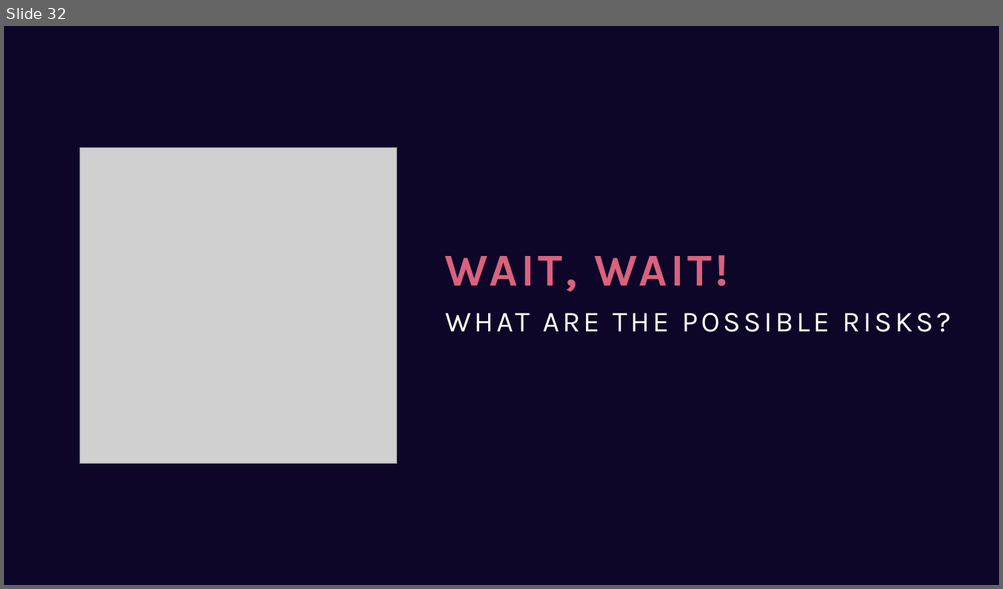
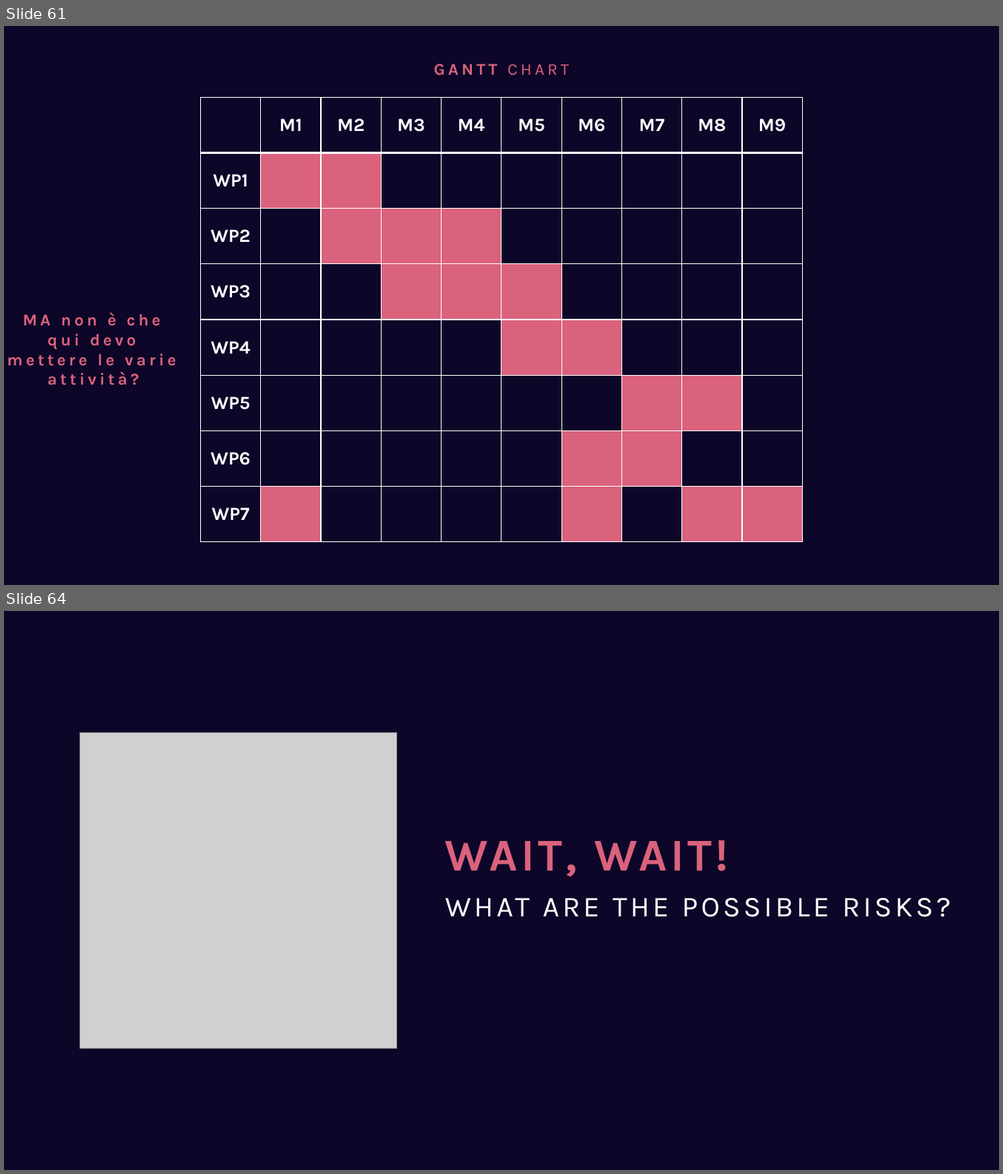
Before and after one commit to GiuseppeSoriano/MoodPilot, a slide deck: Idea/Idea_Presentation.pptx. Shown one above the other, each under a label of ours: slide 32 before the commit, slides 61 and 64 after it; the slides between them are not shown. The pictures are 1003x589 and 1003x1174 pixels, drawn with LibreOffice and Linux fonts; fonts in the diff are those of the drawing; grey boxes stand for pictures. Boxes give left, top, right and bottom in pixels: in the first picture for what was removed or moved away, otherwise in the second. Text is boxed around its words. In the diff, an @@ line names an element or a change of style, - is before the commit and + after.

```diff
--- a/Idea/Idea_Presentation.pptx
+++ b/Idea/Idea_Presentation.pptx
@@ slide 61 added at (x1=4, y1=26, x2=999, y2=585), background #0D0628 @@
@@ text added at (x1=434, y1=64, x2=569, y2=76), 16 pt, text #DA627D, bold @@
+GANTT CHART
@@ table added at (x1=200, y1=98, x2=805, y2=543), 8 rows, 10 columns @@
+ | M1 | M2 | M3 | M4 | M5 | M6 | M7 | M8 | M9
+WP1 |  |  |  |  |  |  |  |  | 
+WP2 |  |  |  |  |  |  |  |  | 
+WP3 |  |  |  |  |  |  |  |  | 
+WP4 |  |  |  |  |  |  |  |  | 
+WP5 |  |  |  |  |  |  |  |  | 
+WP6 |  |  |  |  |  |  |  |  | 
+WP7 |  |  |  |  |  |  |  |  | 
@@ text added at (x1=7, y1=312, x2=176, y2=366), 16 pt, text #DA627D, bold @@
+MA non è che qui devo mettere le varie attività?
@@ what was slide 32 is now slide 64 @@
```
Also in this commit, not shown: 8 slides changed, 38 other slides added, 2 slides removed.
